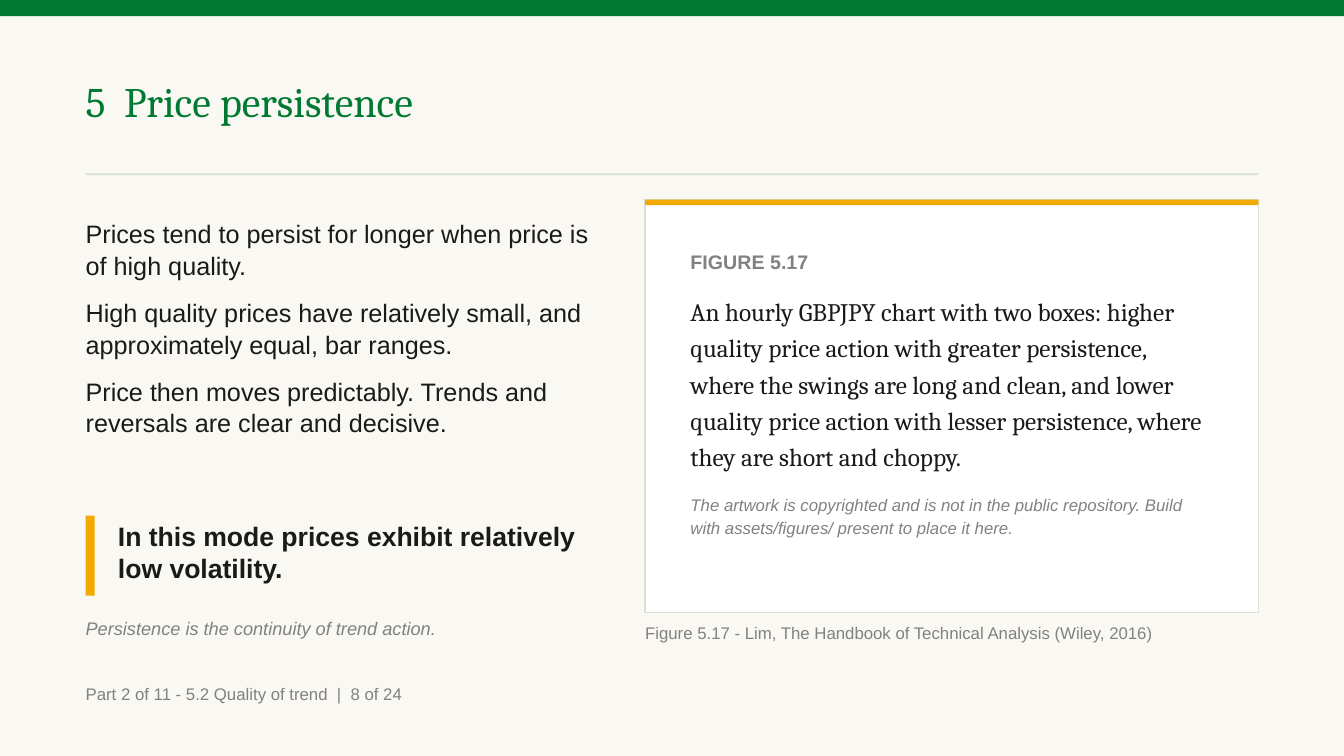
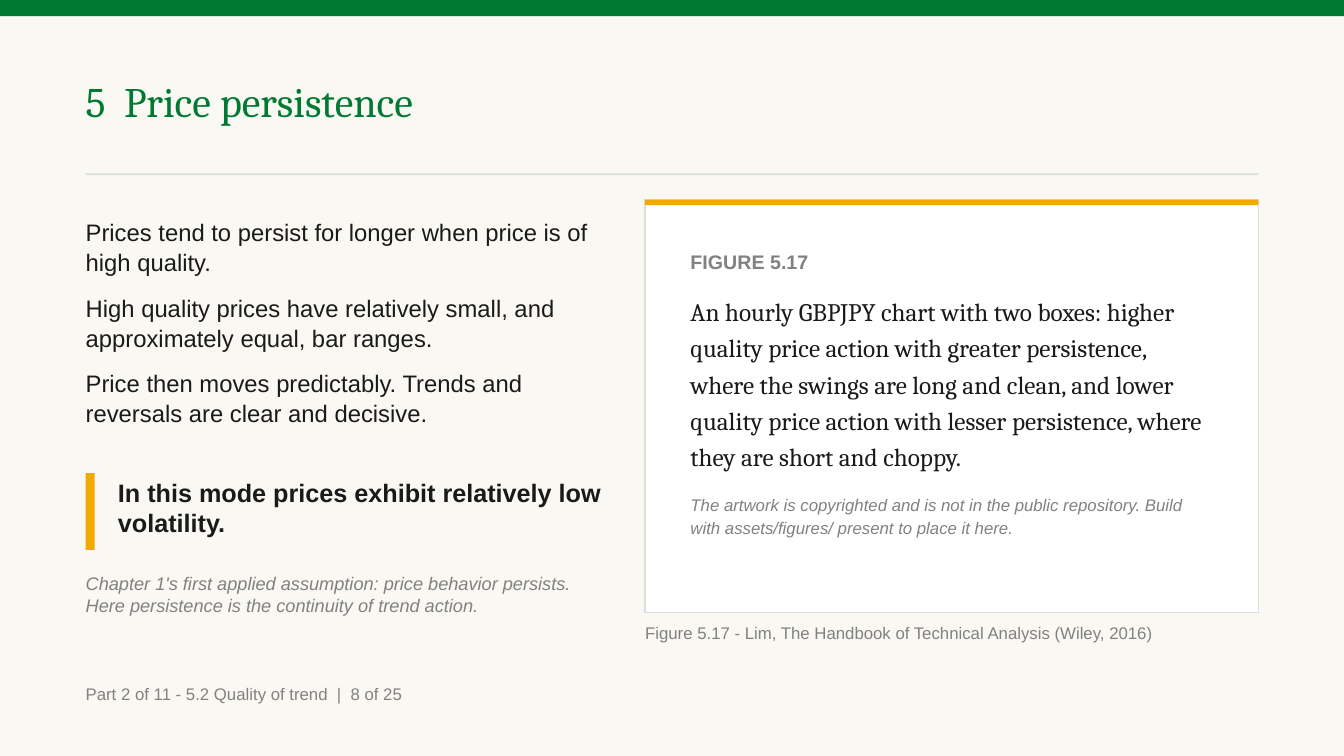
Before and after one commit to benjiesotelo-sudo/Telos_FIN1209, a slide deck: slide 39 of chapter-05/FIN1209-Chapter-05.pptx (slide 34 before the commit). Drawn at 1344x756 pixels with LibreOffice and Linux fonts; fonts in the diff are those of the drawing. Boxes give left, top, right and bottom in pixels: in the first picture for what was removed or moved away, otherwise in the second. Text is boxed around its words. In the diff, an @@ line names an element or a change of style, - is before the commit and + after.

Commit message:
Recall breakout by chapter before Chapter 5 widens it
The instructor read the breakout slide in 5.1 as contradicting Chapters 2
and 4, which had used the word only of price leaving a range. No chapter and
not the book ever defines it. Four slides now stand where one did: the
recall, by chapter, on Chapter 4's own PHP 40 to PHP 44 range; what Chapter
5 adds, a breakout through any level; the book's Figure 5.8; and the three
levels on price bars, with the stretch under the top read as a consolidation
at a higher degree. The slide says that join is ours.

Every term Chapters 1 to 4 mark, and every word they taught by use, was then
checked against this deck. Each recall names its chapter on the slide and no
longer only in the cue, because the deck is studied from a PDF with no cues.
Convergence, penetration, the consolidation phase and the filters say how
this chapter's use differs. chapter-05/README.md has the table and
TEMPLATE.md the rule.

Figures 5.7 and 5.9 get a companion chart on price bars, and the bar
stochastic gets a measured bar so Figure 5.18 can sit beside the
characteristic it draws. Six charts, AD to AI, on existing chartkit forms,
so no earlier chapter is rebuilt. The deck is 147 slides and 260 minutes at
the calibrated rate, and no pair slide is set below 17 point.

```diff
--- a/chapter-05/FIN1209-Chapter-05.pptx
+++ b/chapter-05/FIN1209-Chapter-05.pptx
@@ text "Prices tend to persist for ..." at [86, 223, 587, 423]: size 18 to 17 pt @@
@@ rectangle: place and size @@
-rectangle at [86, 516, 95, 596]
+rectangle at [86, 474, 95, 551]
@@ text "In this mode prices exhibit ...": place and size @@
-text "In this mode prices exhibit ..." at [118, 526, 575, 583]
+text "In this mode prices exhibit ..." at [118, 483, 601, 538]
@@ text "In this mode prices exhibit ..." at [118, 483, 601, 538]: size 19 to 18 pt @@
@@ text at [86, 577, 571, 616]: text changed @@
-Persistence is the continuity of trend action.
+Chapter 1's first applied assumption: price behavior persists. Here persistence is the continuity of trend action.
@@ text at [86, 688, 402, 704]: text changed @@
-Part 2 of 11 - 5.2 Quality of trend | 8 of 24
+Part 2 of 11 - 5.2 Quality of trend | 8 of 25
```
Also in this commit, not shown: 54 other slides changed, 6 slides added, 6 other files.
